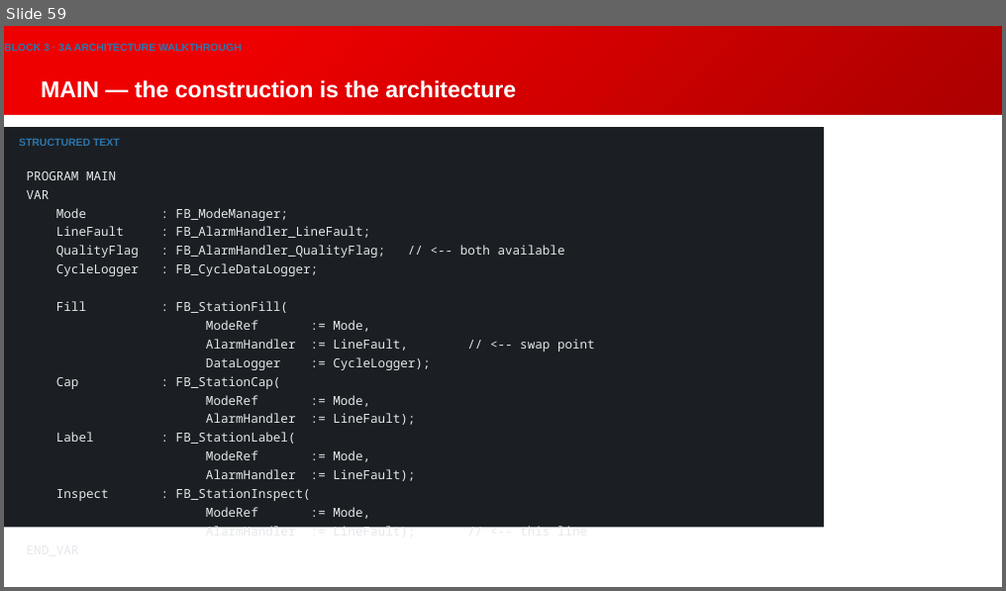
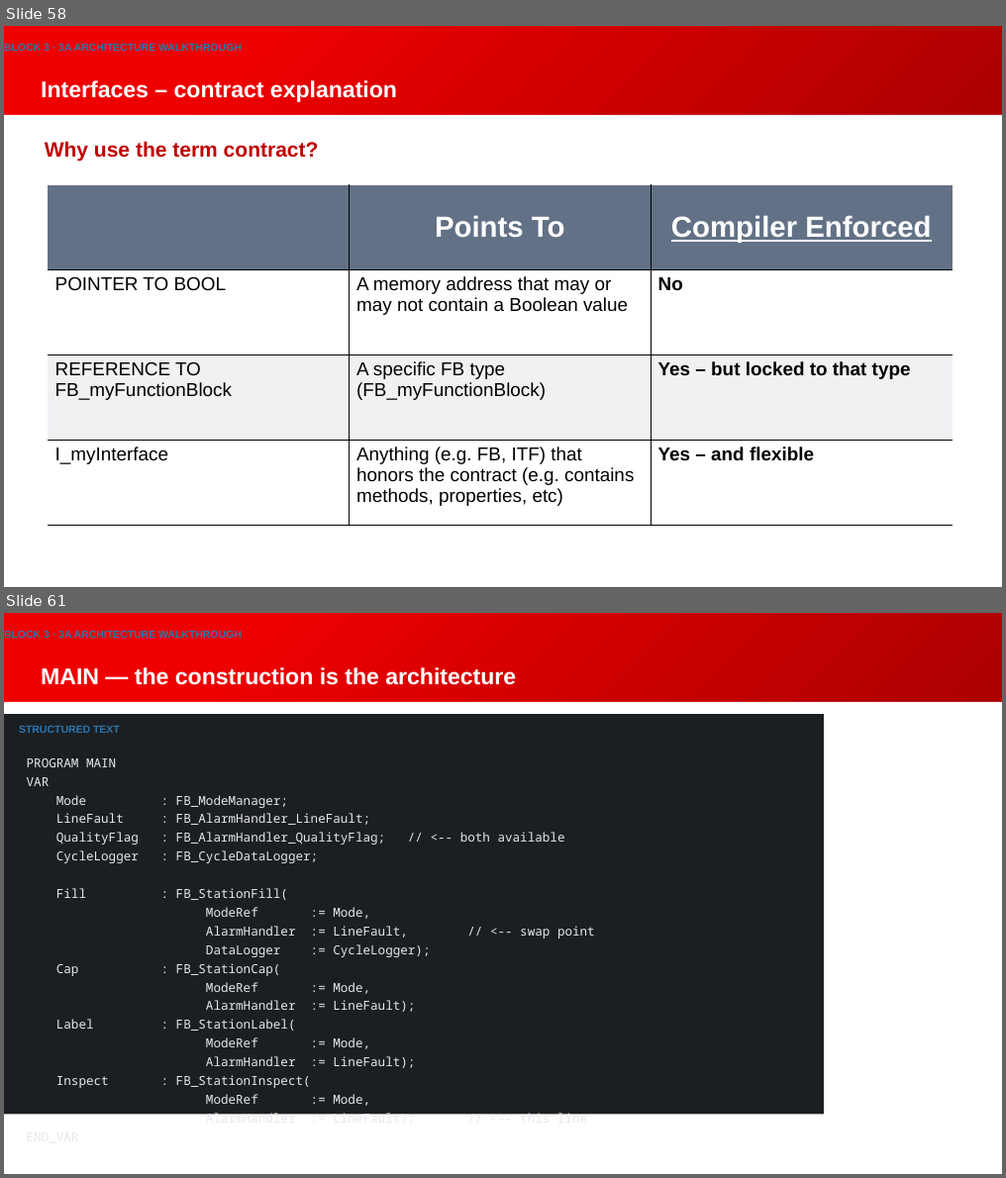
Before and after one commit to Beckhoff-USA-Community/Procedural_To_SOLID, a slide deck: presentation/NEM2026_workshop.pptx. Shown one above the other, each under a label of ours: slide 59 before the commit, slides 58 and 61 after it; the slides between them are not shown. The pictures are 1006x591 and 1006x1178 pixels, drawn with LibreOffice and Linux fonts; fonts in the diff are those of the drawing; background and template pictures are left out. Boxes give left, top, right and bottom in pixels: in the first picture for what was removed or moved away, otherwise in the second. Text is boxed around its words. In the diff, an @@ line names an element or a change of style, - is before the commit and + after.

```diff
--- a/presentation/NEM2026_workshop.pptx
+++ b/presentation/NEM2026_workshop.pptx
@@ slide 58 added at (4,26,1002,587), background gradient #EF0000 to #AC0000 to #920000; not listed: 1 template element that a slide beside it also shows @@
@@ text added at (4,43,242,51), 10 pt, text #2D76AD, bold @@
+BLOCK 3 · 3A ARCHITECTURE WALKTHROUGH
@@ title added at (41,80,397,102), 22 pt, text #FFFFFF, bold @@
+Interfaces – contract explanation
@@ text added at (45,141,319,161), 20 pt, text #C00000, bold @@
+Why use the term contract?
@@ table added at (48,185,952,525), 4 rows, 3 columns @@
+ | Points To | Compiler Enforced
+POINTER TO BOOL | A memory address that may or may not contain a Boolean value | No
+REFERENCE TO FB_myFunctionBlock | A specific FB type (FB_myFunctionBlock) | Yes – but locked to that type
+I_myInterface | Anything (e.g. FB, ITF) that honors the contract (e.g. contains methods, properties, etc) | Yes – and flexible
@@ what was slide 59 is now slide 61 @@
```
Also in this commit, not shown: 7 slides changed, 1 other slide added.
